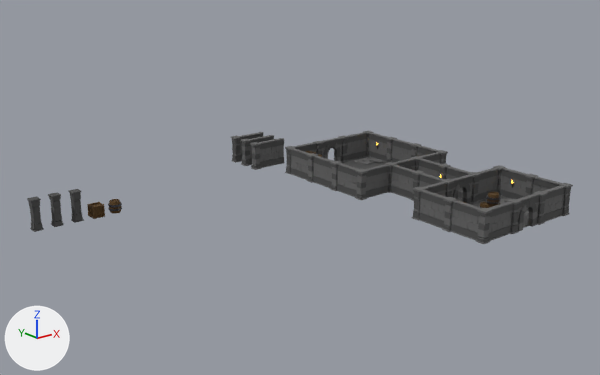
An edit to the Blender file ModularDungeon.blend, drawn before and after from the same camera.
Both versions are drawn from a 50 mm camera at (-54.4, -72.2, 26.9) aimed at (-5.4, -10.9, 2.4). Every picture has the same lights, and +X, +Y and +Z are marked at lower left.

Script lines for the objects in view, before the commit:
```python
ob_barrel = bpy.data.objects.new('barrel', me_cylinder)
ob_barrel.location = (-20.0, 0.0, 0.61)
ob_crate = bpy.data.objects.new('crate', me_cube_001)
ob_crate.location = (-22.0, 0.0, 0.61)
ob_cube = bpy.data.objects.new('Cube', me_cube_002)
ob_cube.location = (-26.0, 0.0, 1.51)
ob_cube_001 = bpy.data.objects.new('Cube.001', me_cube_003)
ob_cube_001.location = (-28.0, 0.0, 1.51)
ob_cube_002 = bpy.data.objects.new('Cube.002', me_cube_004)
ob_cube_002.location = (-24.0, 0.0, 1.51)
ob_cube_003 = bpy.data.objects.new('Cube.003', me_cube_005)
ob_cube_003.location = (0.0, 4.0, 1.51)
ob_cube_004 = bpy.data.objects.new('Cube.004', me_cube_006)
ob_cube_004.location = (0.0, 6.0, 1.51)
ob_cube_005 = bpy.data.objects.new('Cube.005', me_cube_007)
ob_cube_005.location = (0.0, 8.0, 1.51)
ob_cube_048 = bpy.data.objects.new('Cube.048', me_cube_010)
ob_cube_048.location = (13.9, -20.0, 1.51)
ob_cube_048.rotation_euler = (0.0, 0.0, -1574.0)  # degrees (0, 0, 176)
# also in view: 'Cube.013' at (4.3, -12.0, 1.5); 'Cube.022' at (8.0, -20.0, 1.5); 'Cube.044' at (1.9, -26.2, 1.5); 'Cube.006' at (7.9, 0.0, 1.5); 'Cube.016' at (1.9, -6.2, 1.5)
```
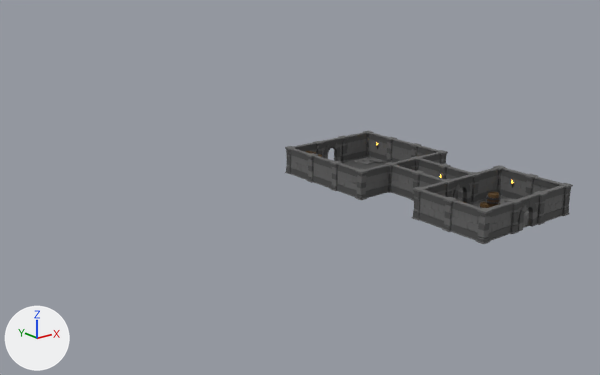
What differs and where, as boxes (x1, y1, x2, y2) in the pictures (600 x 375 px):
'Cube.003', hidden
    before: (250, 138, 285, 170)
'Cube.004', hidden
    before: (240, 135, 274, 166)
'Cube.001', hidden
    before: (27, 196, 44, 232)
'Cube', hidden
    before: (48, 192, 64, 227)
'Cube.005', hidden
    before: (231, 132, 263, 163)
'Cube.002', hidden
    before: (68, 189, 84, 223)
'crate', hidden
    before: (87, 202, 105, 219)
'barrel', hidden
    before: (108, 199, 122, 214)

Edits to the bpy script that builds the scene:
```text
Change ob_cube:
    add ob_cube.hide_render = True
Change ob_cube_001:
    add ob_cube_001.hide_render = True
Change ob_cube_002:
    add ob_cube_002.hide_render = True
Change ob_cube_003:
    add ob_cube_003.hide_render = True
Change ob_cube_004:
    add ob_cube_004.hide_render = True
Change ob_cube_005:
    add ob_cube_005.hide_render = True
Change ob_barrel:
    add ob_barrel.hide_render = True
Change ob_crate:
    add ob_crate.hide_render = True
```
